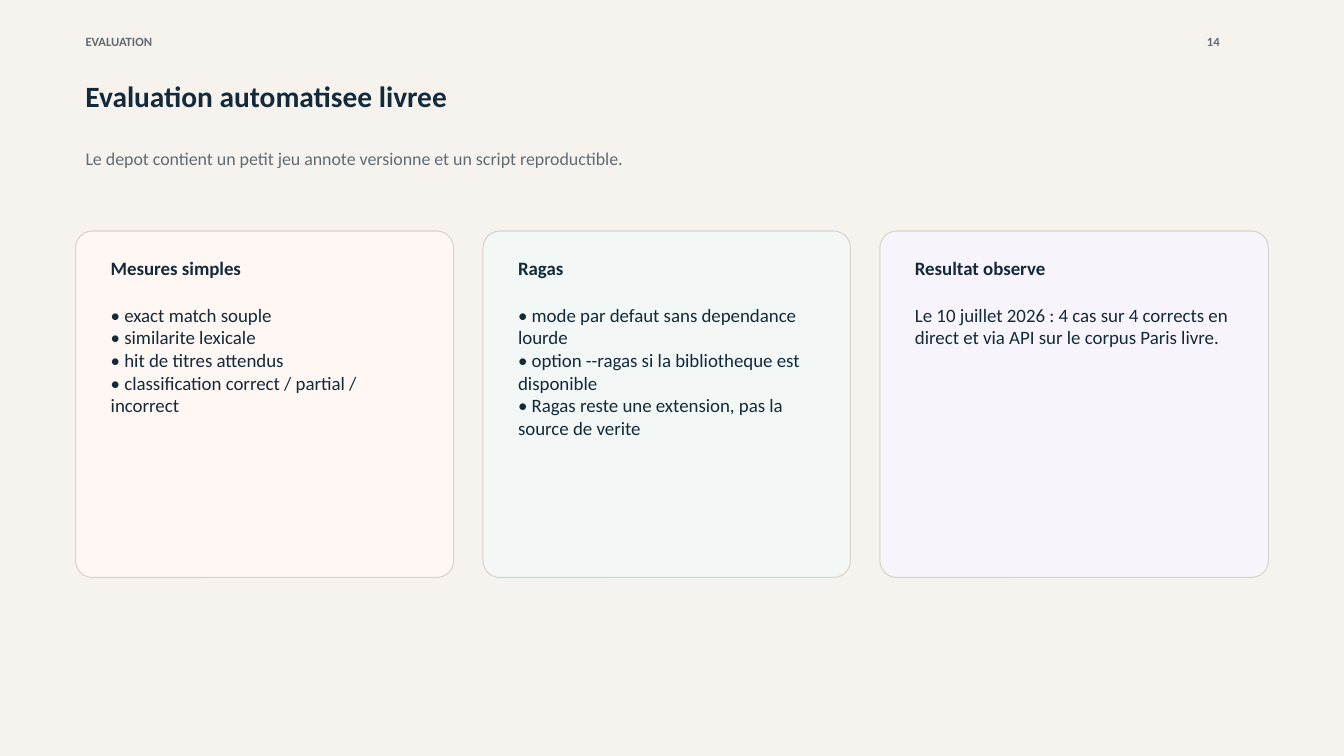
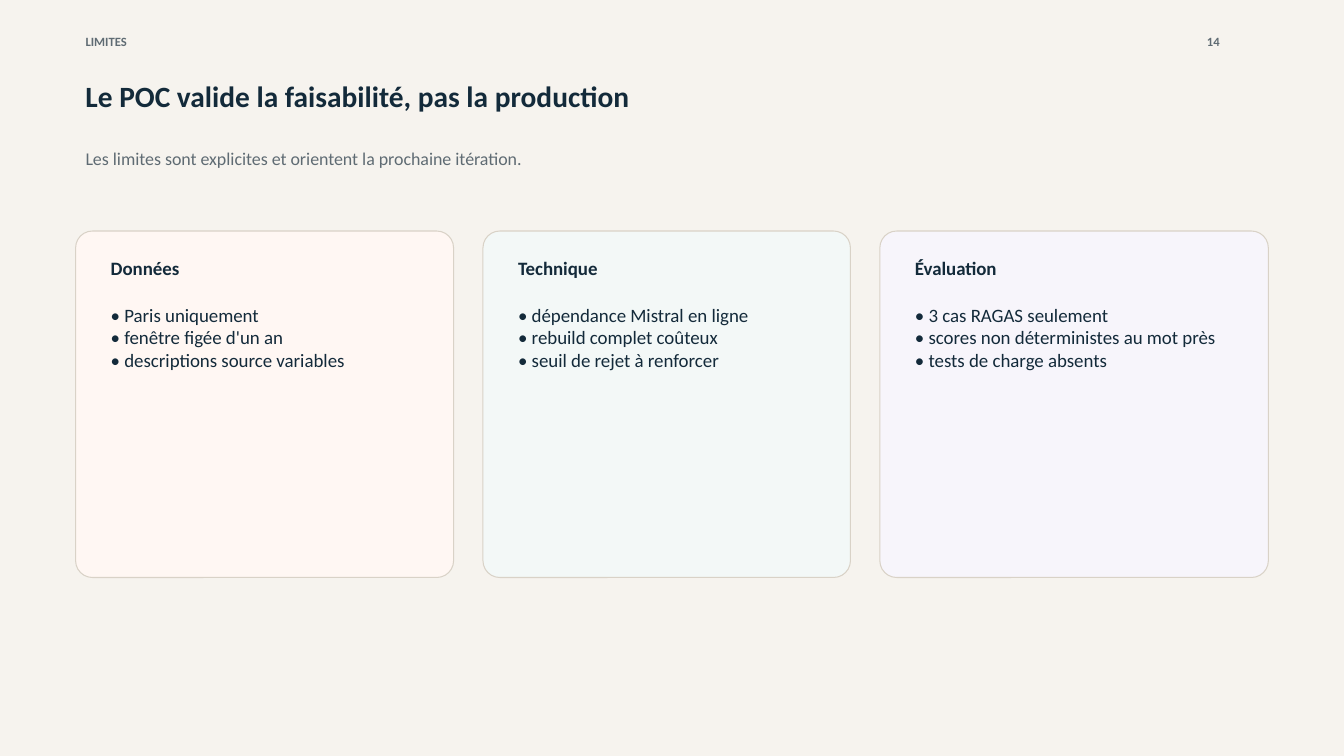
Before and after one commit to hgbe-GH/Projet7, a slide deck: slide 14 of outputs/openagenda-rag-soutenance.pptx. Drawn at 1344x756 pixels with LibreOffice and Linux fonts; fonts in the diff are those of the drawing. Boxes give left, top, right and bottom in pixels: in the first picture for what was removed or moved away, otherwise in the second. Text is boxed around its words. In the diff, an @@ line names an element or a change of style, - is before the commit and + after.

Commit message:
docs: update soutenance deck with measured RAGAS results

```diff
--- a/outputs/openagenda-rag-soutenance.pptx
+++ b/outputs/openagenda-rag-soutenance.pptx
@@ text at (x1=86, y1=38, x2=127, y2=46): text changed @@
-EVALUATION
+LIMITES
@@ text at (x1=85, y1=86, x2=629, y2=112): text changed @@
-Evaluation automatisee livree
+Le POC valide la faisabilité, pas la production
@@ text at (x1=86, y1=152, x2=521, y2=168): text changed @@
-Le depot contient un petit jeu annote versionne et un script reproductible.
+Les limites sont explicites et orientent la prochaine itération.
@@ text at (x1=111, y1=262, x2=180, y2=275): text changed @@
-Mesures simples
+Données
@@ text at (x1=518, y1=261, x2=597, y2=278): text changed @@
-Ragas
+Technique
@@ text at (x1=915, y1=260, x2=997, y2=275): text changed @@
-Resultat observe
+Évaluation
@@ text at (x1=124, y1=309, x2=344, y2=370): text changed @@
-• exact match souple
-• similarite lexicale
-• hit de titres attendus
-• classification correct / partial / incorrect
+• Paris uniquement
+• fenêtre figée d'un an
+• descriptions source variables
@@ text at (x1=532, y1=309, x2=749, y2=371): text changed @@
-• mode par defaut sans dependance lourde
-• option --ragas si la bibliotheque est disponible
-• Ragas reste une extension, pas la source de verite
+• dépendance Mistral en ligne
+• rebuild complet coûteux
+• seuil de rejet à renforcer
@@ text at (x1=929, y1=309, x2=1215, y2=371): text changed @@
-Le 10 juillet 2026 : 4 cas sur 4 corrects en direct et via API sur le corpus Paris livre.
+• 3 cas RAGAS seulement
+• scores non déterministes au mot près
+• tests de charge absents
```
Also in this commit, not shown: 5 other slides changed, 2 slides added, 2 slides removed, 1 other file.
